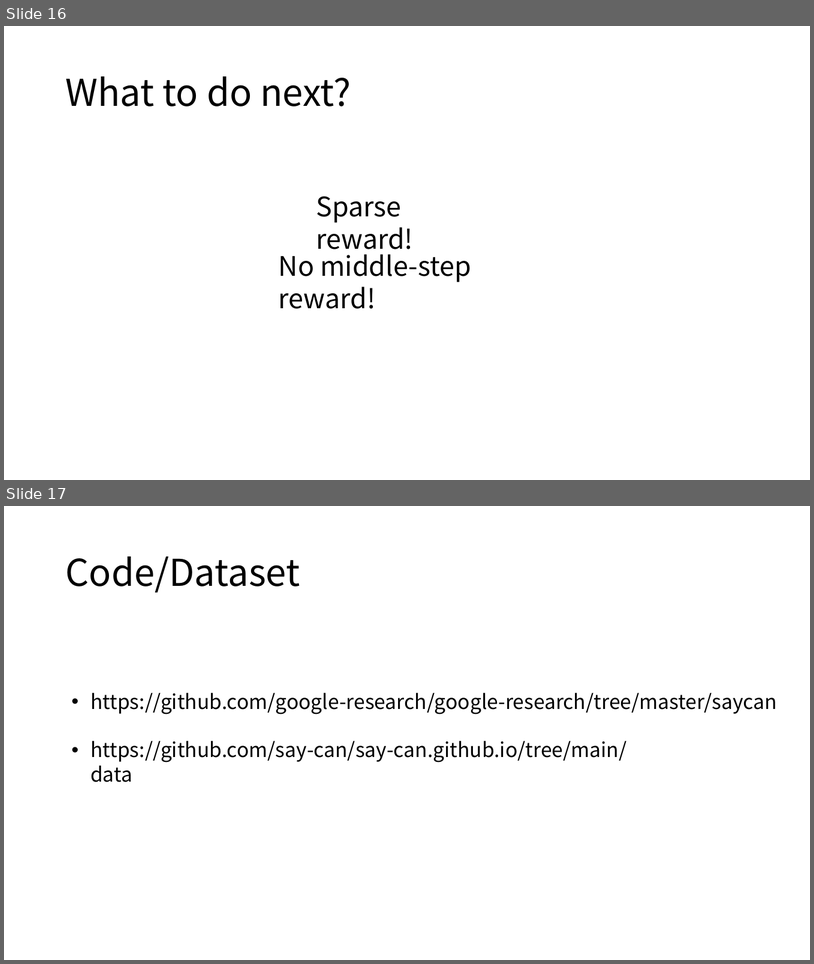
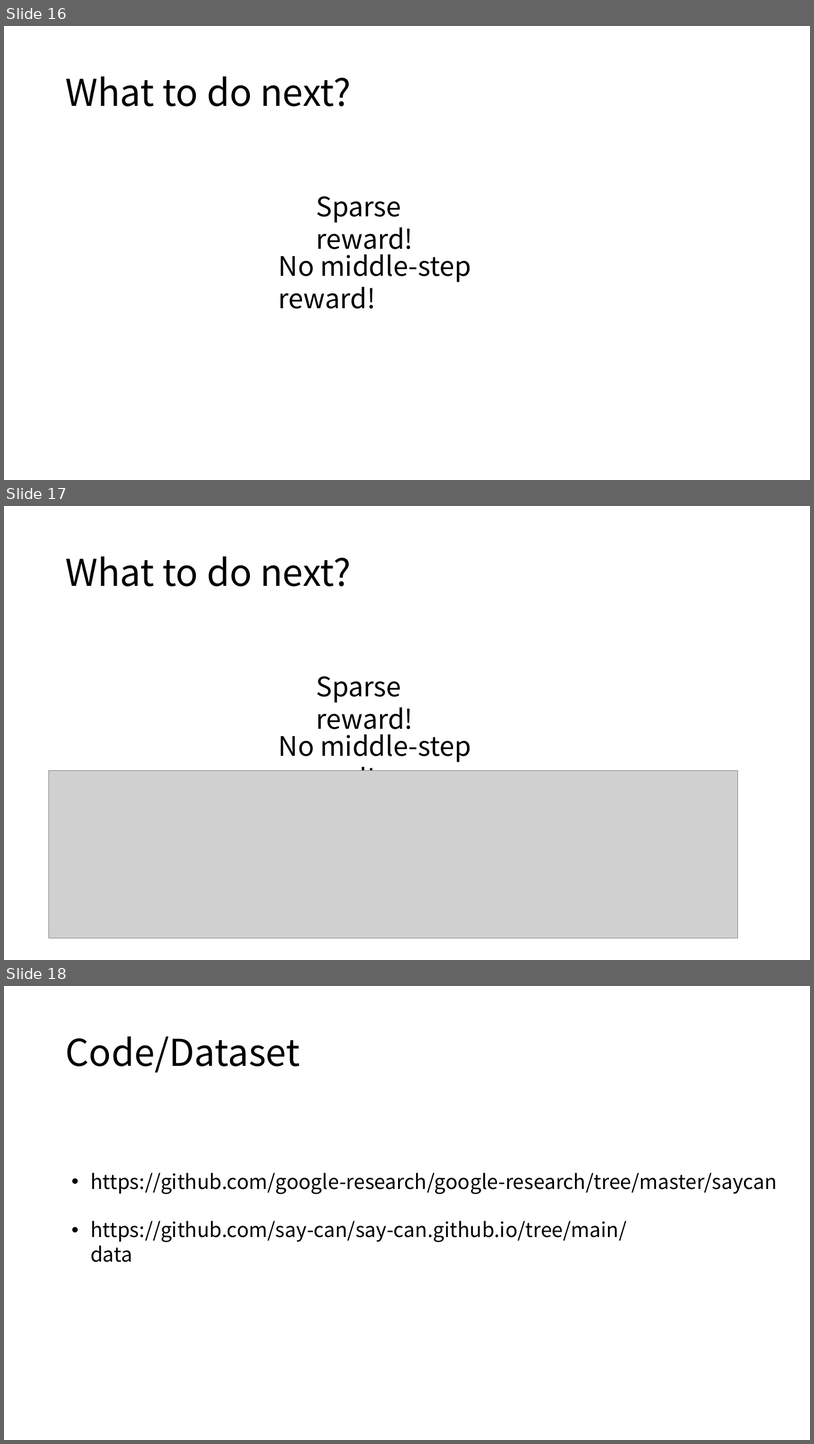
Before and after one commit to kevinva/paperReport, a slide deck: presentation/Do_As_I_Can_Not_As_I_Say-Grounding_Language_in_Robotic_Affordance.pptx. Shown one above the other, each under a label of ours: slides 16 and 17 before the commit, slides 16, 17 and 18 after it. The pictures are 814x964 and 814x1444 pixels, drawn with LibreOffice and Linux fonts; fonts in the diff are those of the drawing; grey boxes stand for pictures. Boxes give left, top, right and bottom in pixels: in the first picture for what was removed or moved away, otherwise in the second. Text is boxed around its words. In the diff, an @@ line names an element or a change of style, - is before the commit and + after.

```diff
--- a/presentation/Do_As_I_Can_Not_As_I_Say-Grounding_Language_in_Robotic_Affordance.pptx
+++ b/presentation/Do_As_I_Can_Not_As_I_Say-Grounding_Language_in_Robotic_Affordance.pptx
@@ slide 17 added at (4,506,810,960), background #FFFFFF @@
@@ title added at (65,556,351,586), 44 pt, text #000000 @@
+What to do next?
@@ text added at (317,676,414,736), 32 pt, text #000000 @@
+Sparse reward!
@@ text added at (279,729,471,771), 32 pt, text #000000 @@
+No middle-step reward!
@@ picture added at (49,771,738,937) @@
@@ what was slide 17 is now slide 18 @@
```
Also in this commit, not shown: 1 other file.
